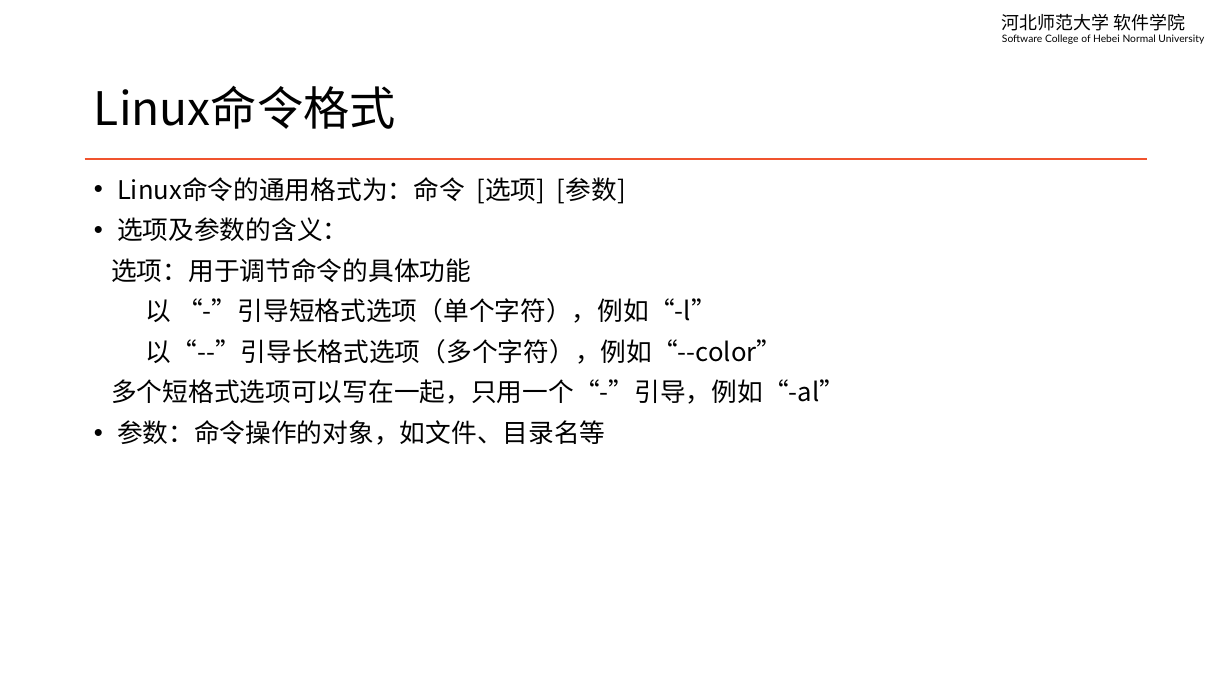
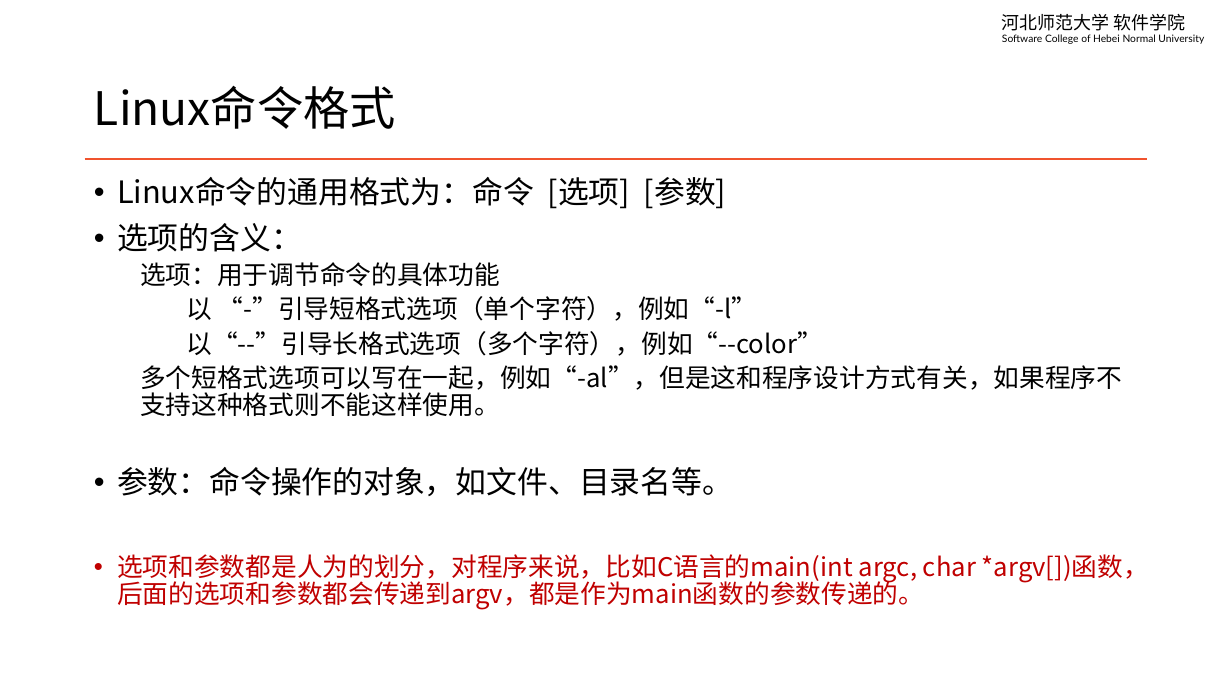
Before and after one commit to edu2act/course-linux-system, a slide deck: slide 6 of materials/slides/ch03-terminal-and-basic.pptx. Drawn at 1232x693 pixels with LibreOffice and Linux fonts; fonts in the diff are those of the drawing. Boxes give left, top, right and bottom in pixels: in the first picture for what was removed or moved away, otherwise in the second. Text is boxed around its words. In the diff, an @@ line names an element or a change of style, - is before the commit and + after.

```diff
--- a/materials/slides/ch03-terminal-and-basic.pptx
+++ b/materials/slides/ch03-terminal-and-basic.pptx
@@ text at (x1=117, y1=177, x2=823, y2=356): size 20 to 24 pt in "Linux命令的通用格式为：命令 [选项] [参数]"; list level 1 to 2 in "选项：用于调节命令的具体功能"; list level 1 to 3 in "以 “-”引导短格式选项（单个字符），例如“-l”"; list level 1 to 3 in "以“--”引导长格式选项（多个字符），例如“--color”" @@
@@ text at (x1=117, y1=223, x2=302, y2=252): text changed; size 20 to 24 pt @@
-• 选项及参数的含义：
+• 选项的含义：
@@ text at (x1=117, y1=365, x2=1149, y2=610): text changed; text colour #000000 to #C00000 @@
-多个短格式选项可以写在一起，只用一个“-”引导，例如“-al”
-• 参数：命令操作的对象，如文件、目录名等
+  多个短格式选项可以写在一起，例如“-al”，但是这和程序设计方式有关，如果程序不支持这种格式则不能这样使用。
+• 参数：命令操作的对象，如文件、目录名等。
+• 选项和参数都是人为的划分，对程序来说，比如C语言的main(int argc, char *argv[])函数，后面的选项和参数都会传递到argv，都是作为main函数的参数传递的。
```
Also in this commit, not shown: 9 other slides changed, 2 slides added, 5 other files.
